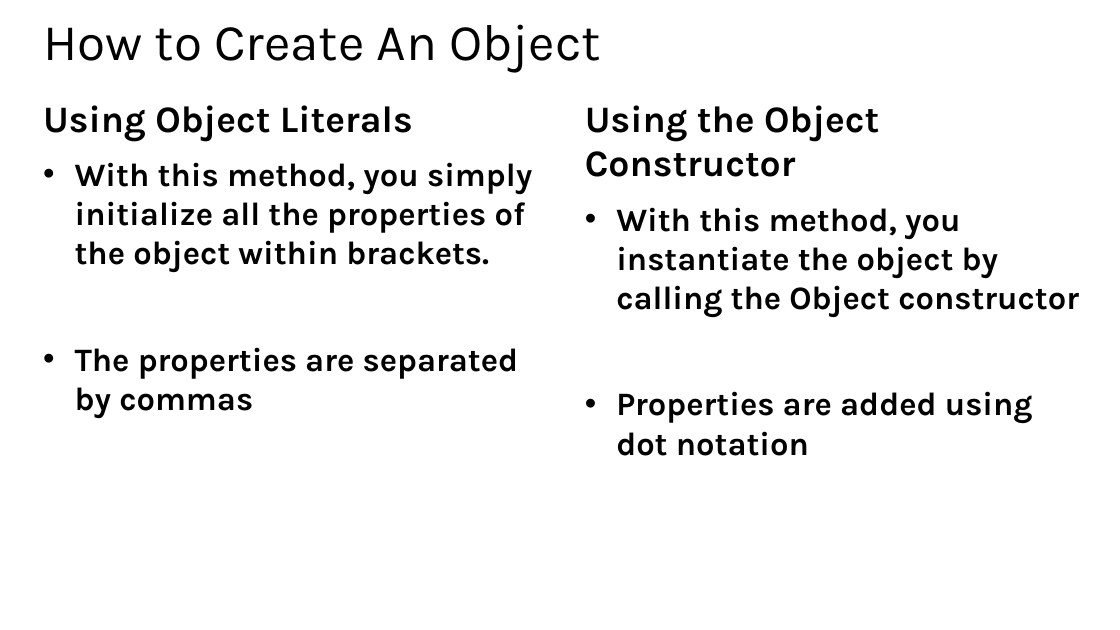
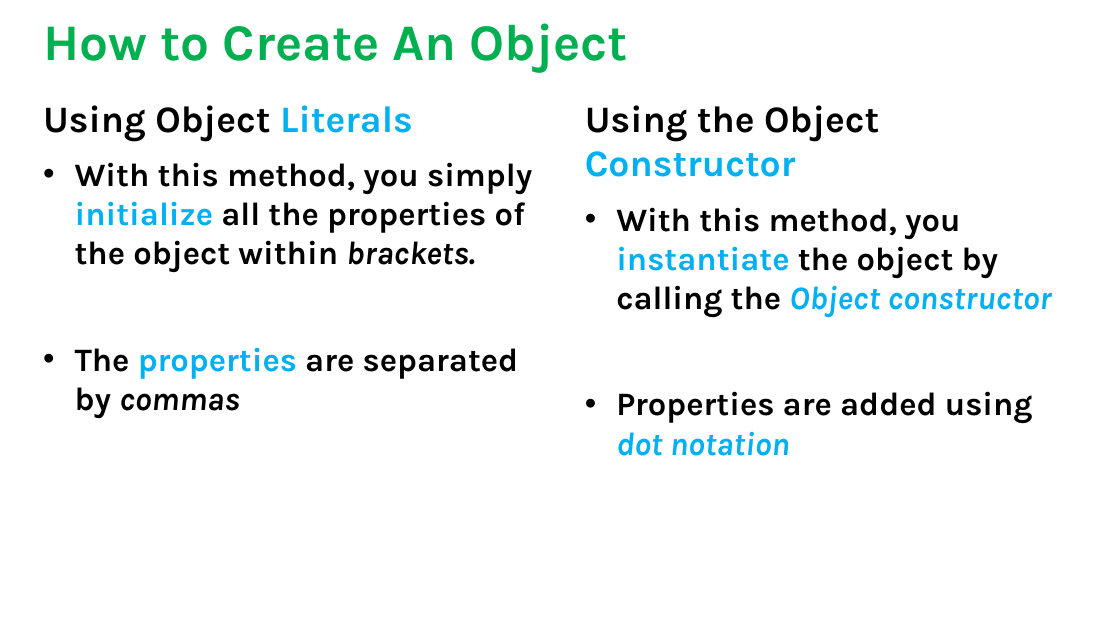
Before and after one commit to xgqfrms/MVA, a slide deck: slide 8 of 01面向有经验开发人员的 JavaScript 课程/MVA resource/02.pptx. Drawn at 1120x630 pixels with LibreOffice and Linux fonts; fonts in the diff are those of the drawing. Boxes give left, top, right and bottom in pixels: in the first picture for what was removed or moved away, otherwise in the second. Text is boxed around its words. In the diff, an @@ line names an element or a change of style, - is before the commit and + after.

```diff
--- a/01面向有经验开发人员的 JavaScript 课程/MVA resource/02.pptx
+++ b/01面向有经验开发人员的 JavaScript 课程/MVA resource/02.pptx
@@ title "How to Create An Object" at (x1=43, y1=23, x2=628, y2=72): text colour #000000 to #00B050, bold on @@
@@ text "Using Object Literals" at (x1=43, y1=105, x2=532, y2=418): text colour #000000 to #00B0F0 in "Literals", "initialize", "properties"; italic on in "brackets.", "commas" @@
@@ text "Using the Object Constructor" at (x1=585, y1=105, x2=1052, y2=456): text colour #000000 to #00B0F0 in "Constructor", "instantiate Object constructor", "dot notation"; italic on in "Object constructor", "dot notation" @@
```
Also in this commit, not shown: 10 other slides changed, 4 other files.
